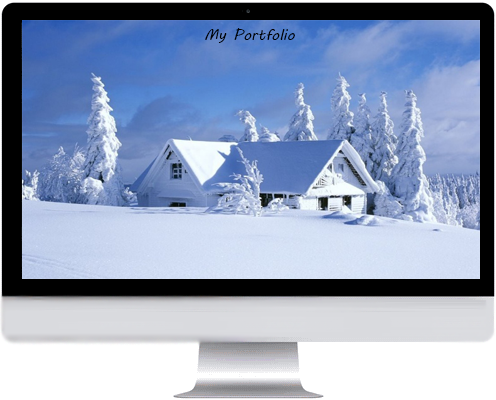
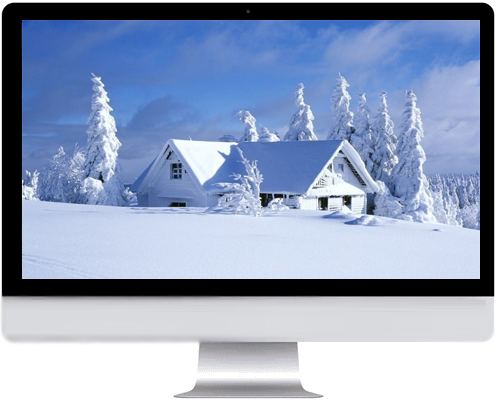
The second 496 x 400 image is a revision of the first. Changes to its layers:
removed layer "My Portfolio" over bbox(205, 28, 295, 43)
